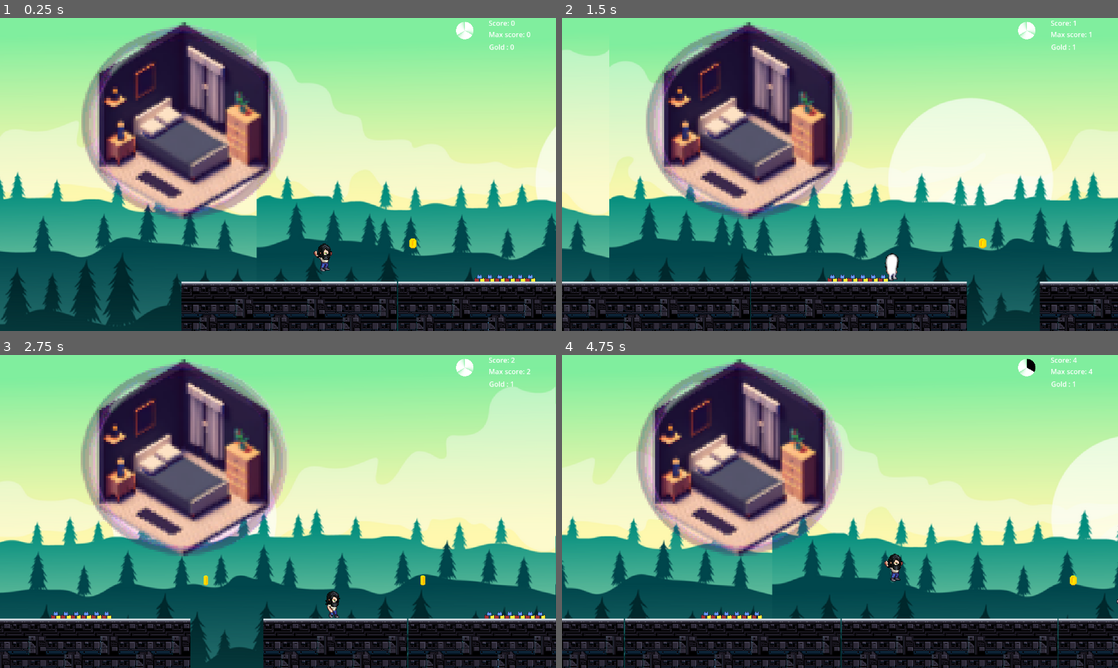
Above: before the commit, frames 1-4 (two rows, left to right).
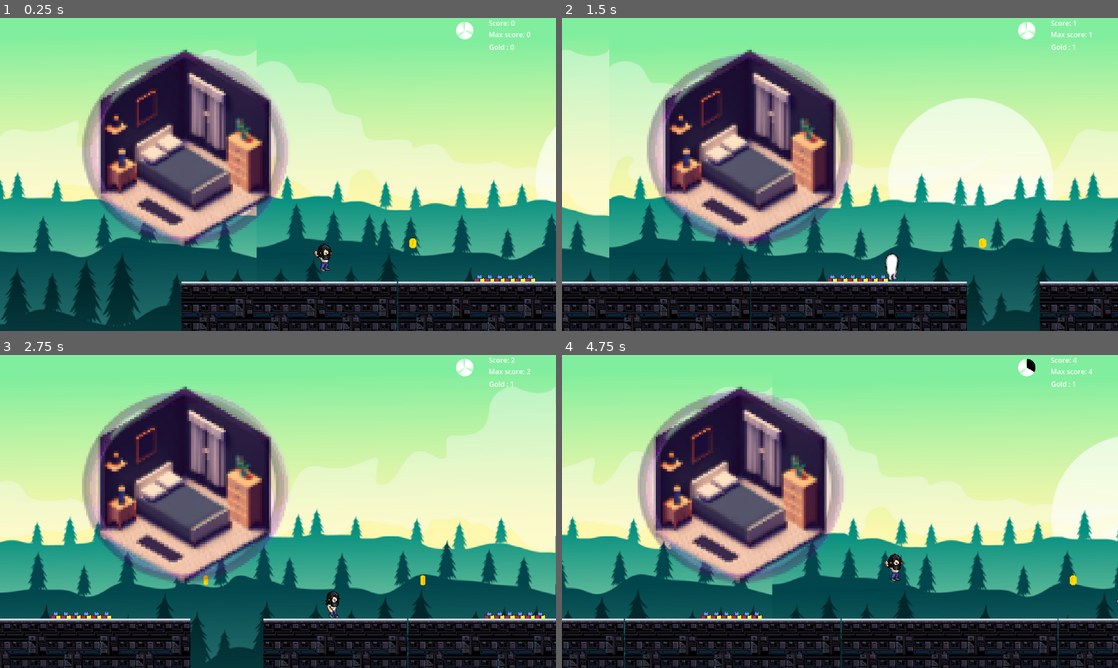
Above: after the commit, the same moments.

Repository: Narrop/Jame-Gam-17
Game: Godot game, scene res://Game.tscn
The game is run twice, just before and just after one commit, with the same random seed, the same clock (stepped at 60 frames per second) and the same inputs. The engine's default icon, where the game draws it, is replaced by a stand-in: a white triangle on a blue panel in a dark square.
Inputs:
- Up to frame 1 (0.25 s): no input
- Up to frame 2 (1.5 s): tap Enter (ui_accept) at 0.5, 0.77 s; hold Right (ui_right) from 0.53 s (still down)
- Up to frame 3 (2.75 s): tap Enter (ui_accept) at 1.52 s; release Right (ui_right) at 2.03 s; hold Left (ui_left) from 2.03 s (still down)
- Up to frame 4 (4.75 s): release Left (ui_left) at 2.78 s; hold Right (ui_right) 2.78-4.28 s; tap Enter (ui_accept) at 3.02, 3.77, 4.52 s; hold Left (ui_left) from 4.28 s (still down)

The runs differ from the first frame. In frame 1, 17% of the frame differs, in the area x 14-52%, y 1-73%; in frame 2, 17%; in frame 3, 17%; in frame 4, 17%.
Error in both runs: Invalid access to property or key 'collider' on a base object of type 'null instance'. (res://Scenes/Actors/Rooms/Room.gd:15)

Commit message:
Update Level1.tscn

Diff:
--- a/Scenes/Levels/Level1.tscn
+++ b/Scenes/Levels/Level1.tscn
@@ -27,7 +27,7 @@
 [node name="SpawnGround" parent="." instance=ExtResource("2_hrjb1")]
 
 [node name="Bedroom" parent="." instance=ExtResource("2_sl6ss")]
-position = Vector2(-210, -349)
+position = Vector2(-208, -301)
 
 [node name="Player" parent="." instance=ExtResource("4_h4px6")]
 position = Vector2(38, -144)
